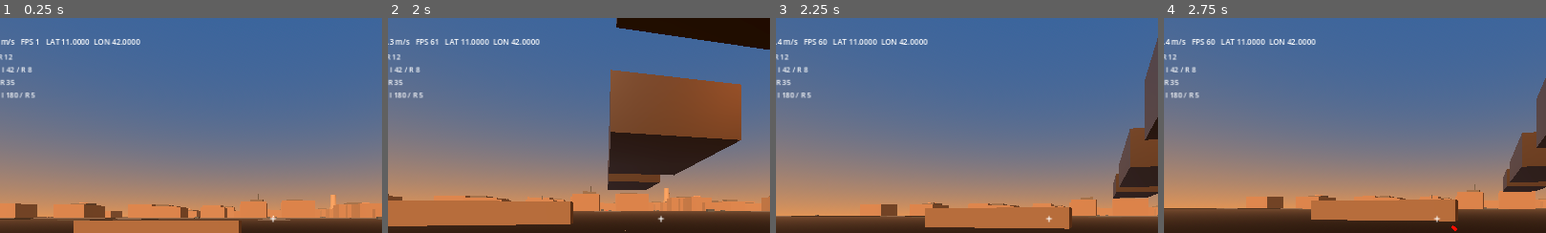
Above: before the commit, frames 1-4 (left to right).
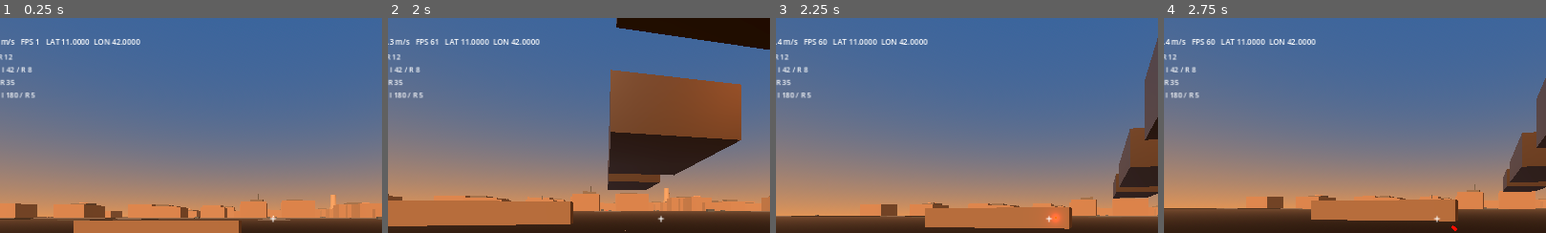
Above: after the commit, the same moments.

Repository: Deputy1389/far-horizon
Game: Godot game, scene res://game/scenes/main.tscn
The game is run twice, just before and just after one commit, with the same random seed, the same clock (stepped at 60 frames per second) and the same inputs.
Inputs (mouse positions are % of the whole screen's width and height, from its top left):
- Up to frame 1 (0.25 s): no input
- Up to frame 2 (2 s): move the mouse to (49, 52) at 0.52 s; hold Right mouse button (aim) 0.53-1.28 s; hold W (move_forward) from 0.53 s (still down); click (49, 52) at 0.67 s; tap Space (jump) at 0.77, 1.52 s; move the mouse to (57, 51) at 1.27 s; tap C (crouch) at 1.35 s
- Up to frame 3 (2.25 s): keep holding W (move_forward); move the mouse to (42, 49) at 2.02 s; press the mouse at (42, 49) at 2.03 s
- Up to frame 4 (2.75 s): keep holding W (move_forward)
The pictures show only the part of the screen within x 14-64%, y 4-54%; the shares and areas given below are measured in that part.

Frames 1-2 are identical in both runs. In frame 3, 0.2% of the frame differs, in the area x 71-75%, y 89-97%; in frame 4, nothing differs.

Commit message:
combat: add short-lived blaster impact flashes

Diff:
--- a/game/scripts/combat/blaster_bolt.gd
+++ b/game/scripts/combat/blaster_bolt.gd
@@ -52,6 +52,7 @@
 	var hit := get_world_3d().direct_space_state.intersect_ray(query)
 	if not hit.is_empty():
 		global_position = hit["position"]
+		_spawn_impact(hit["position"] as Vector3, hit["normal"] as Vector3)
 		var collider: Variant = hit.get("collider")
 		if collider != null and collider.has_method("apply_damage"):
 			collider.apply_damage(damage, hit["position"], velocity.normalized(), source)
@@ -60,3 +61,34 @@
 		return
 
 	global_position = to
+
+
+func _spawn_impact(position: Vector3, normal: Vector3) -> void:
+	var impact := Node3D.new()
+	get_tree().current_scene.add_child(impact)
+	impact.global_position = position + normal * 0.025
+
+	var spark := MeshInstance3D.new()
+	var mesh := SphereMesh.new()
+	mesh.radius = 0.055
+	mesh.height = 0.11
+	mesh.radial_segments = 6
+	mesh.rings = 3
+	spark.mesh = mesh
+	var material := StandardMaterial3D.new()
+	material.shading_mode = BaseMaterial3D.SHADING_MODE_UNSHADED
+	material.albedo_color = Color(1.0, 0.45, 0.08)
+	material.emission_enabled = true
+	material.emission = Color(1.0, 0.09, 0.01)
+	material.emission_energy_multiplier = 12.0
+	spark.material_override = material
+	impact.add_child(spark)
+
+	var light := OmniLight3D.new()
+	light.light_color = Color(1.0, 0.18, 0.03)
+	light.light_energy = 1.8
+	light.omni_range = 2.2
+	impact.add_child(light)
+
+	var timer := get_tree().create_timer(0.075)
+	timer.timeout.connect(impact.queue_free)
